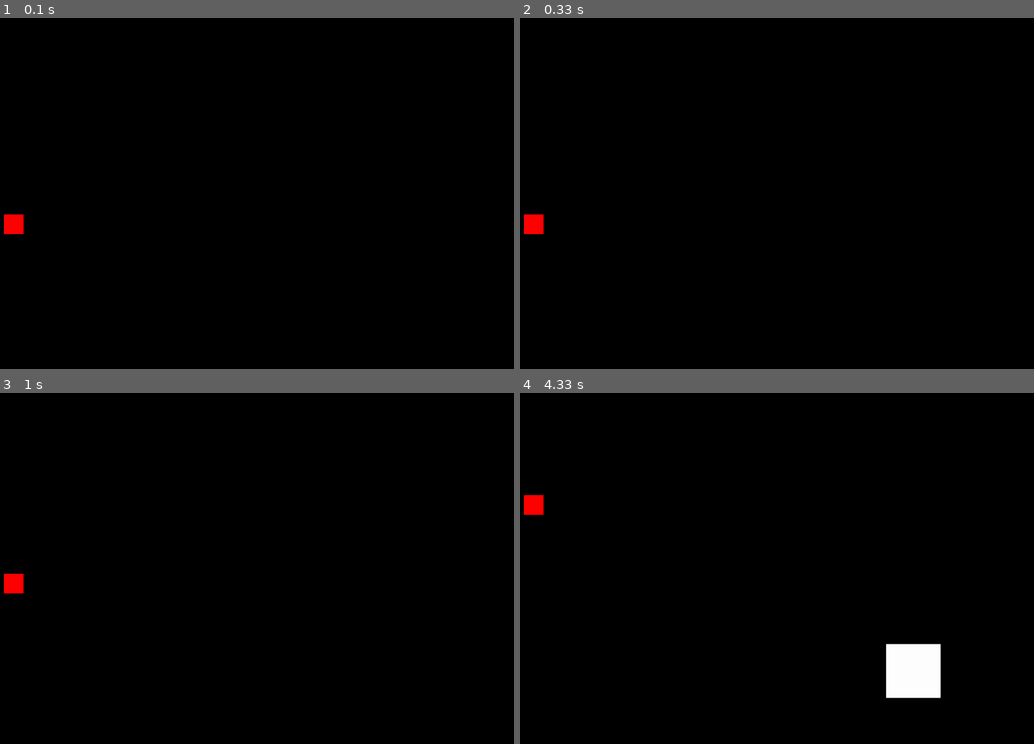
Above: before the commit, frames 1-4 (two rows, left to right).
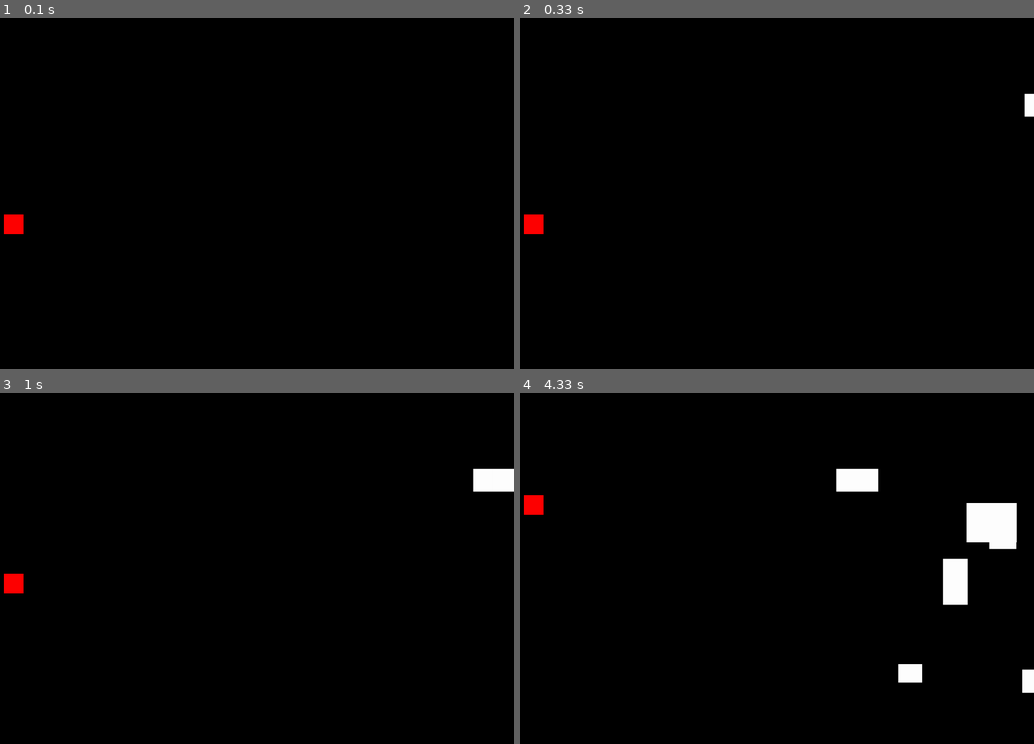
Above: after the commit, the same moments.

Repository: sd18spring/InteractiveProgramming
Game: pygame game, started from main.py
Same seed, same stepped clock (60 frames per second), same inputs: the game is played once before the commit and once after it.
Inputs (mouse positions are in pixels of both pictures, inside the frame that each line leads up to):
- Up to frame 1 (0.1 s): no input
- Up to frame 2 (0.33 s): no input
- Up to frame 3 (1 s): click (221, 589) at 0.38 s; click (221, 614) at 0.72 s
- Up to frame 4 (4.33 s): click (555, 529) at 1.05 s; click (956, 726) at 1.38 s; click (751, 456) at 1.72 s; click (715, 691) at 2.05 s; click (720, 522) at 2.38 s; click (658, 508) at 2.72 s; click (895, 554) at 3.05 s; click (920, 579) at 3.38 s; click (864, 519) at 3.72 s; click (566, 512) at 4.05 s

Frame 1 is identical in both runs. In frame 2, 0.1% of the frame differs, in the area x 98-100%, y 21-29%; in frame 3, 0.5%; in frame 4, 4.0%, in the area x 61-100%, y 21-87%.

Commit message:
sound stuff

Diff:
--- a/classes.py
+++ b/classes.py
@@ -68,13 +68,31 @@
         for i in range(num_blocks):
             height = random.randint(30, 150)
             weight = random.randint(30, 150)
-            myBlock = Block(mainSurface, (255, 255, 255), weight, height)
+            myBlock = Block(self.mainSurface, (255, 255, 255), weight, height)
             x_displacement = random.randint(0, SCREENWIDTH)
             myBlock.rect.x = (SCREENWIDTH + x_displacement)
             myBlock.rect.y = random.randrange(SCREENHEIGHT - 150)
             self.blocksGroup.add(myBlock)
 
-        self.player = Player(mainSurface, player_color, 50, 20)
+        self.player = Player(self.mainSurface, player_color, 50, 20)
         self.player.rect.x = 200
         self.player.rect.y = 0.5*SCREENHEIGHT
-        self.player_group.add(player)
+        self.player_group.add(self.player)
+
+    def run(self):
+        while True:
+            for event in pygame.event.get():
+                if event.type == QUIT:
+                    print(self.score)
+                    pygame.quit()
+                    sys.exit()
+                self.player.on_event(event)
+            self.mainSurface.fill((0, 0, 0))
+
+            self.player.collide(self.blocksGroup, self.score)
+
+            self.player_group.draw(self.mainSurface)
+            self.blocksGroup.update()
+            self.blocksGroup.draw(self.mainSurface)
+            pygame.display.update()
+            self.score += .01
--- a/main.py
+++ b/main.py
@@ -1,9 +1,5 @@
-import pygame, sys
-from pygame.locals import *
-import random
-from classes import Player, Block
-from functions import main
+from classes import Player, Block, Game
 
-
-
-main()
+if __name__ == "__main__":
+    game = Game(num_blocks=10)
+    game.run()
--- /dev/null
+++ b/sound_experimentation.py
@@ -0,0 +1,37 @@
+import pyaudio
+from pyaudio import *
+import wave
+
+FORMAT = pyaudio.paInt16
+CHANNELS = 2
+RATE = 44100
+CHUNK = 1024
+RECORD_SECONDS = 5
+WAVE_OUTPUT_FILENAME = "file.wav"
+
+audio = pyaudio.PyAudio()
+
+# start Recording
+stream = audio.open(format=FORMAT, channels=CHANNELS,
+                rate=RATE, input=True,
+                frames_per_buffer=CHUNK)
+print("recording...")
+frames = []
+
+for i in range(0, int(RATE / CHUNK * RECORD_SECONDS)):
+    data = stream.read(CHUNK)
+    frames.append(data)
+print("finished recording")
+
+
+# stop Recording
+stream.stop_stream()
+stream.close()
+audio.terminate()
+
+waveFile = wave.open(WAVE_OUTPUT_FILENAME, 'wb')
+waveFile.setnchannels(CHANNELS)
+waveFile.setsampwidth(audio.get_sample_size(FORMAT))
+waveFile.setframerate(RATE)
+waveFile.writeframes(b''.join(frames))
+waveFile.close()
